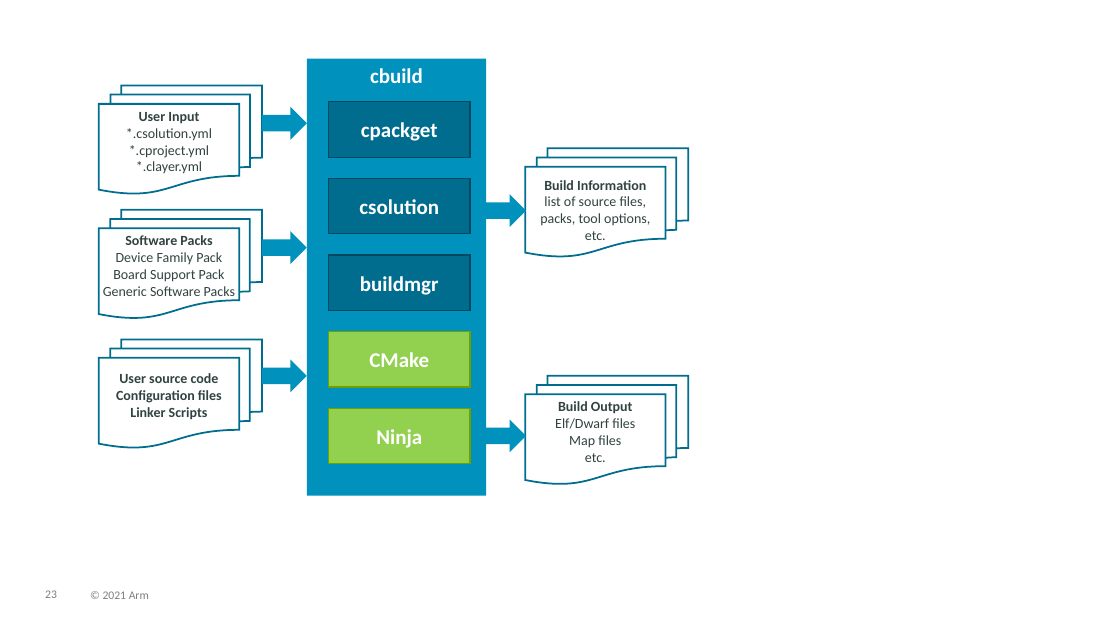
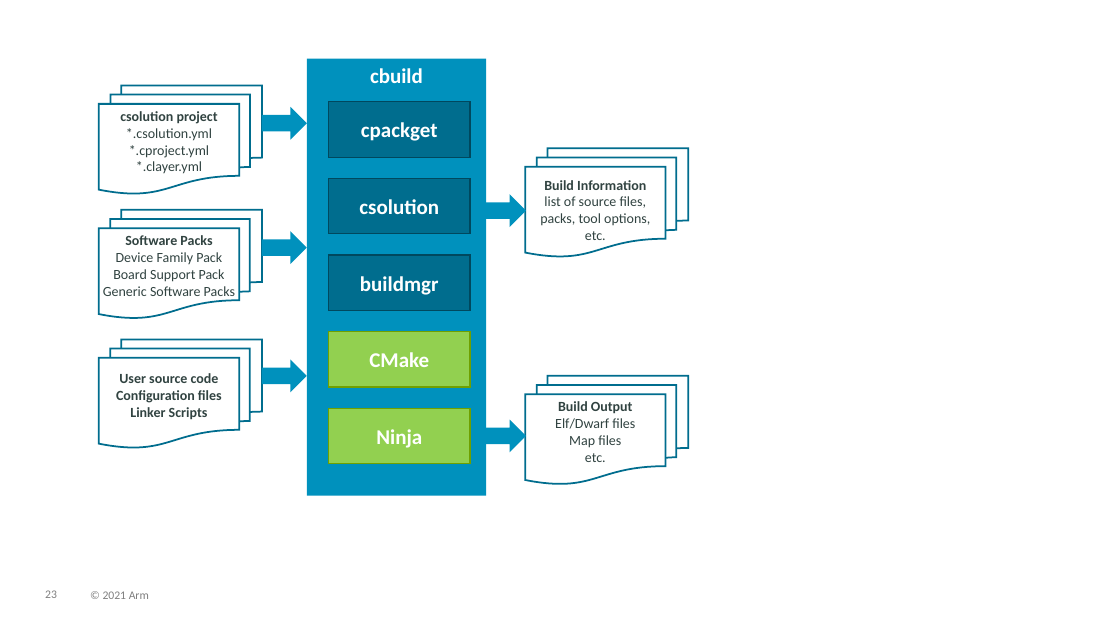
Before and after one commit to Open-CMSIS-Pack/cmsis-toolbox, a slide deck: slide 23 of docs/images/overview.pptx. Drawn at 1120x630 pixels with LibreOffice and Linux fonts; fonts in the diff are those of the drawing. Boxes give left, top, right and bottom in pixels: in the first picture for what was removed or moved away, otherwise in the second. Text is boxed around its words. In the diff, an @@ line names an element or a change of style, - is before the commit and + after.

```diff
--- a/docs/images/overview.pptx
+++ b/docs/images/overview.pptx
@@ text in flow chart multidocument at box(120, 111, 218, 141): text changed; bold on @@
-User Input
-*.csolution.yml
+csolution project *.csolution.yml
```
Also in this commit, not shown: 7 other slides changed, 13 other files.
